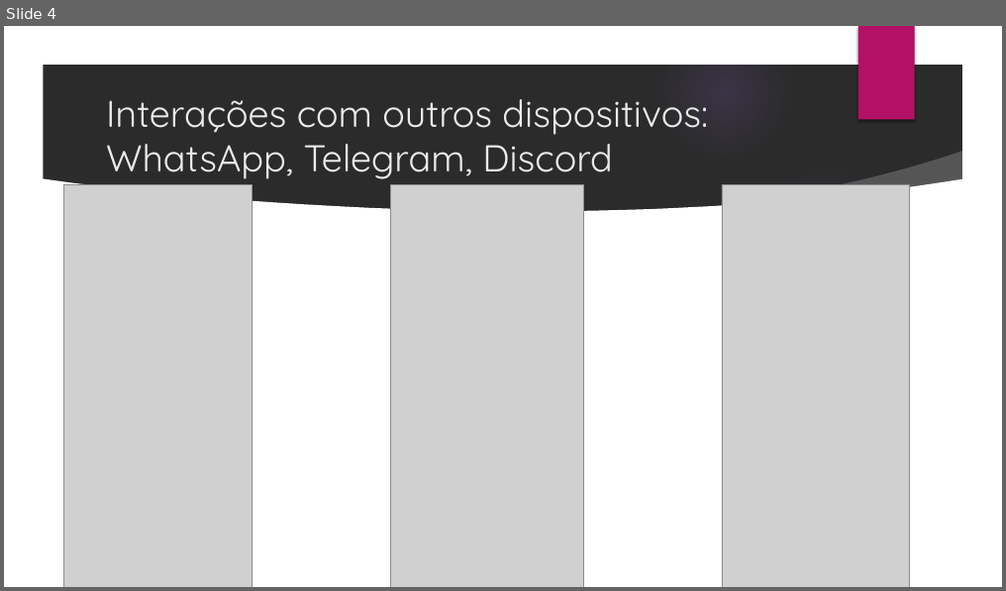
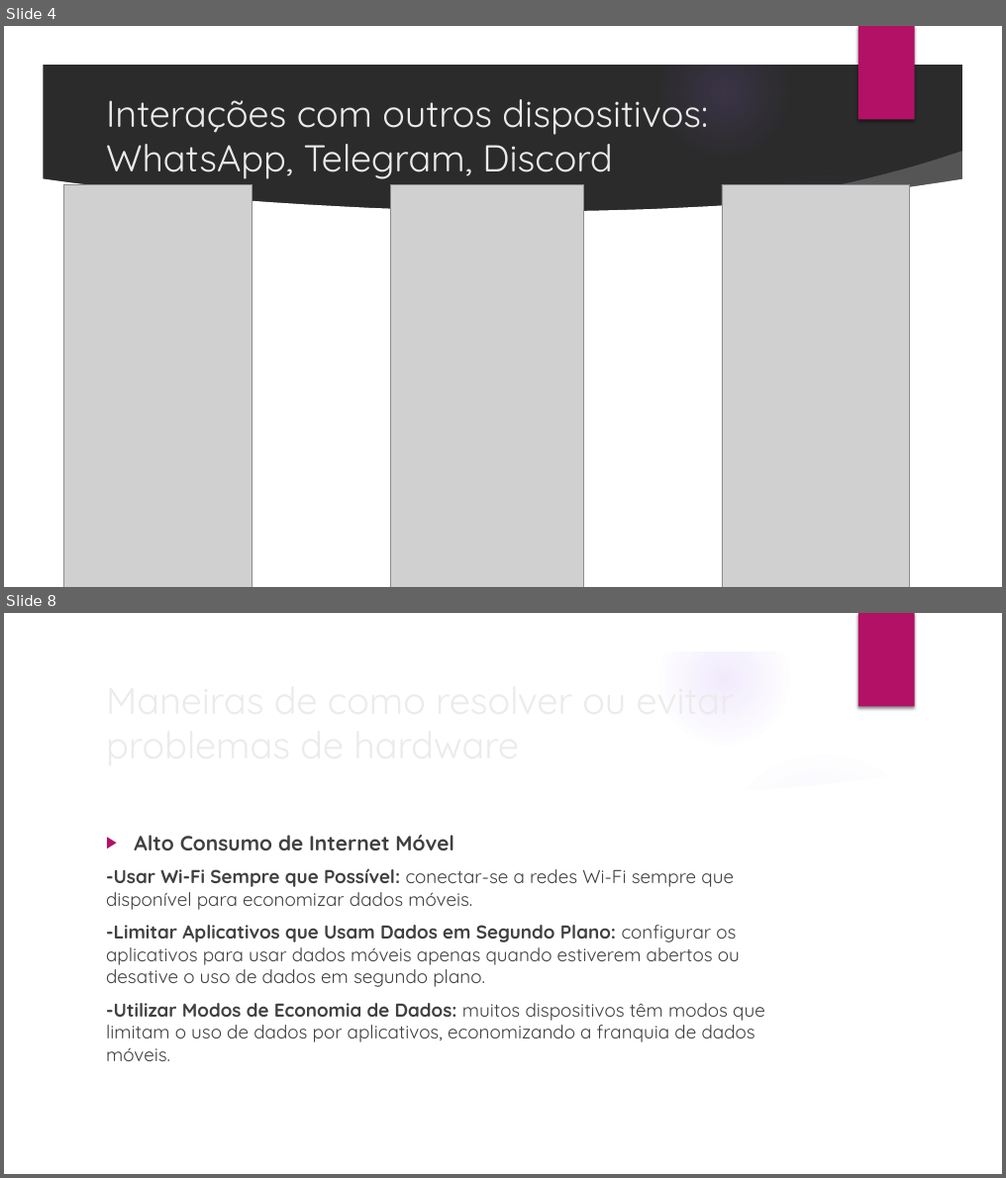
Before and after one commit to Dundied/programacao-mobile, a slide deck: ed-01/CurrentProblemsInExistentApps.pptx. Shown one above the other, each under a label of ours: slide 4 before the commit, slides 4 and 8 after it; the slides between them are not shown. The pictures are 1006x591 and 1006x1178 pixels, drawn with LibreOffice and Linux fonts; fonts in the diff are those of the drawing; grey boxes stand for pictures; background and template pictures are left out; a plain dark background stands for a picture behind light text. Boxes give left, top, right and bottom in pixels: in the first picture for what was removed or moved away, otherwise in the second. Text is boxed around its words. In the diff, an @@ line names an element or a change of style, - is before the commit and + after.

```diff
--- a/ed-01/CurrentProblemsInExistentApps.pptx
+++ b/ed-01/CurrentProblemsInExistentApps.pptx
@@ slide 8 added at [4, 613, 1002, 1174], background picture (left out); not listed: 9 template elements that a slide beside it also shows @@
@@ title added at [98, 692, 816, 750], 36 pt, text #EBEBEB @@
+Maneiras de como resolver ou evitar problemas de hardware
@@ text added at [106, 835, 765, 1061], 18 pt, text #404040 @@
+▶ Alto Consumo de Internet Móvel
+-Usar Wi-Fi Sempre que Possível: conectar-se a redes Wi-Fi sempre que disponível para economizar dados móveis.
+-Limitar Aplicativos que Usam Dados em Segundo Plano: configurar os aplicativos para usar dados móveis apenas quando estiverem abertos ou desative o uso de dados em segundo plano.
+-Utilizar Modos de Economia de Dados: muitos dispositivos têm modos que limitam o uso de dados por aplicativos, economizando a franquia de dados móveis.
```
Also in this commit, not shown: 1 slide changed, 3 other slides added, 1 other file.
